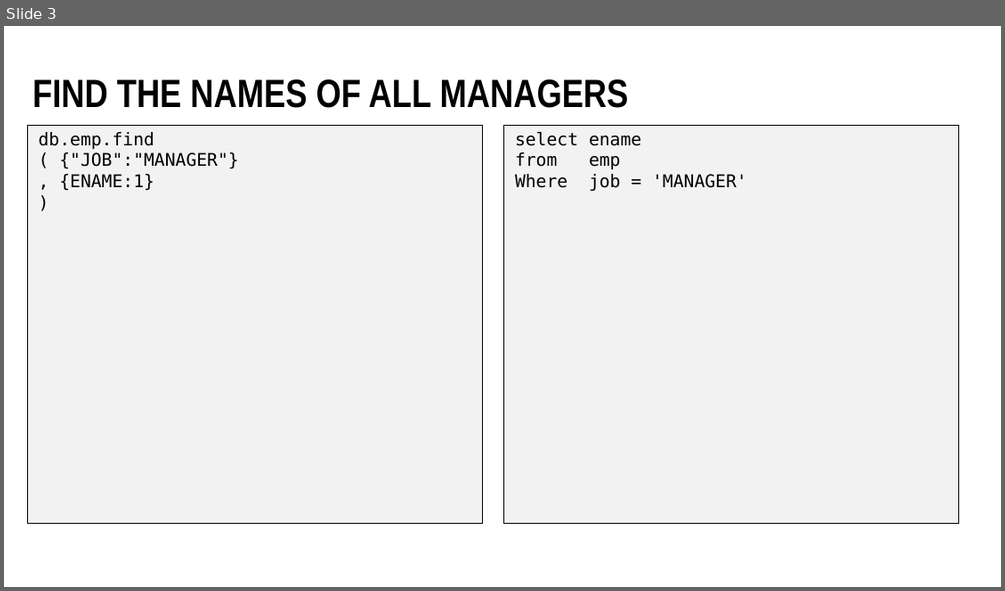
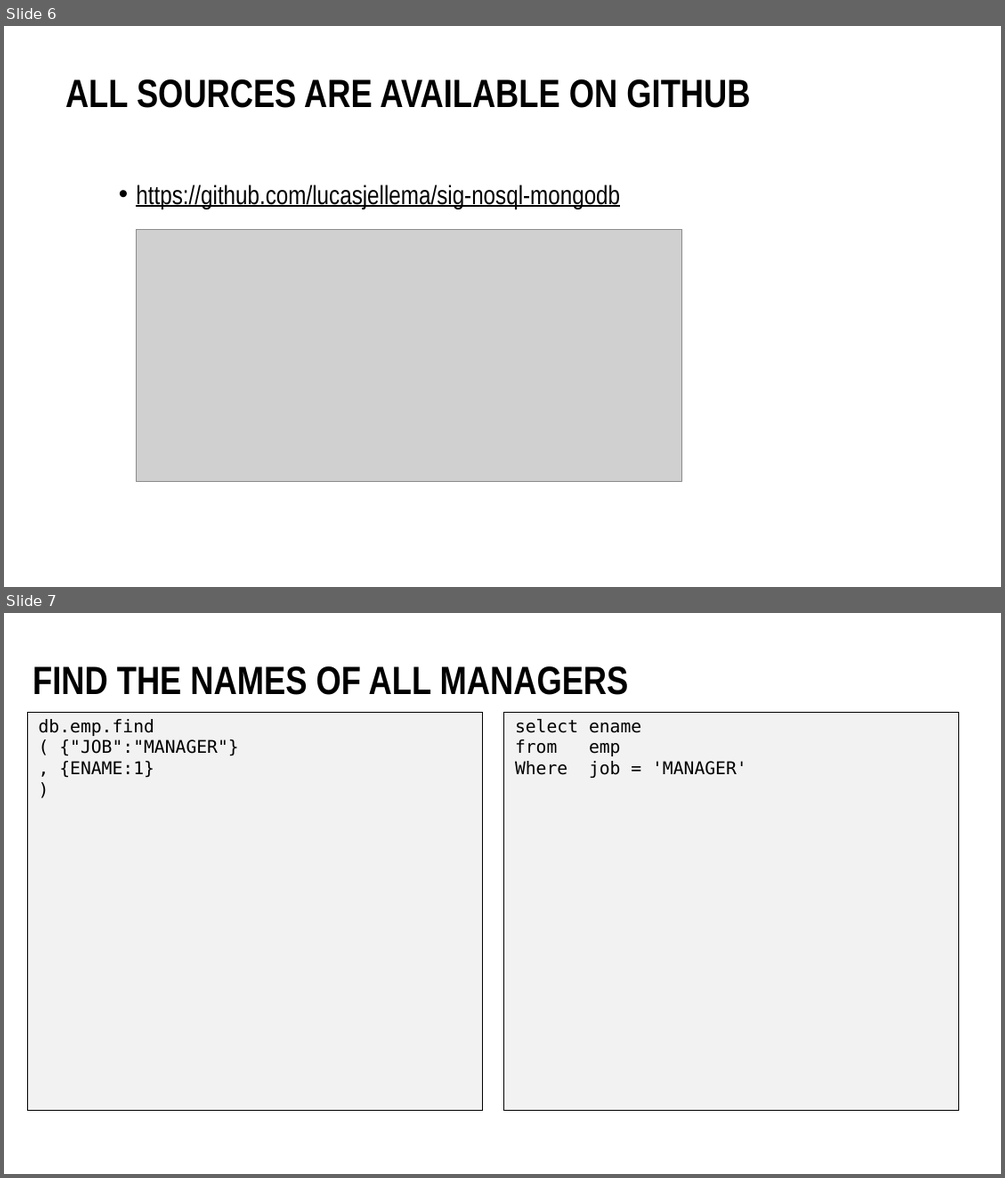
Before and after one commit to lucasjellema/sig-nosql-mongodb, a slide deck: mongodb-find-agg-vs-oracle-sql.pptx. Shown one above the other, each under a label of ours: slide 3 before the commit, slides 6 and 7 after it. The pictures are 1005x591 and 1005x1178 pixels, drawn with LibreOffice and Linux fonts; fonts in the diff are those of the drawing; grey boxes stand for pictures; background and template pictures are left out. Boxes give left, top, right and bottom in pixels: in the first picture for what was removed or moved away, otherwise in the second. Text is boxed around its words. In the diff, an @@ line names an element or a change of style, - is before the commit and + after.

```diff
--- a/mongodb-find-agg-vs-oracle-sql.pptx
+++ b/mongodb-find-agg-vs-oracle-sql.pptx
@@ slide 6 added at box(4, 26, 1001, 587), background #FFFFFF @@
@@ title added at box(65, 79, 750, 108), 54 pt, text #000000, bold @@
+ALL SOURCES ARE AVAILABLE ON GITHUB
@@ text added at box(136, 184, 620, 208), 36 pt, text #000000, underline @@
+• https://github.com/lucasjellema/sig-nosql-mongodb
@@ picture added at box(136, 230, 681, 482) @@
@@ what was slide 3 is now slide 7 @@
```
Also in this commit, not shown: 1 slide changed, 5 other slides added, 2 other files.
